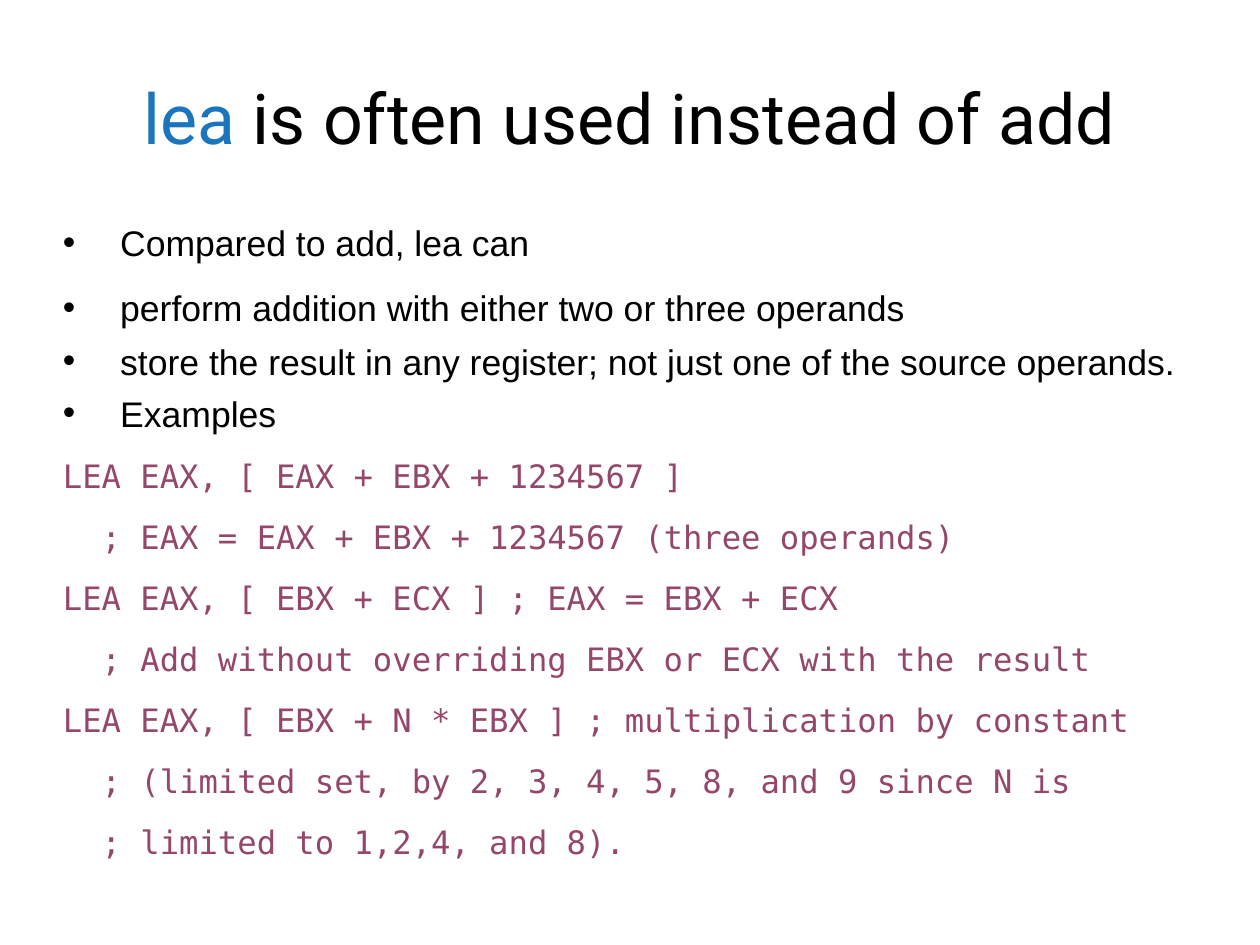
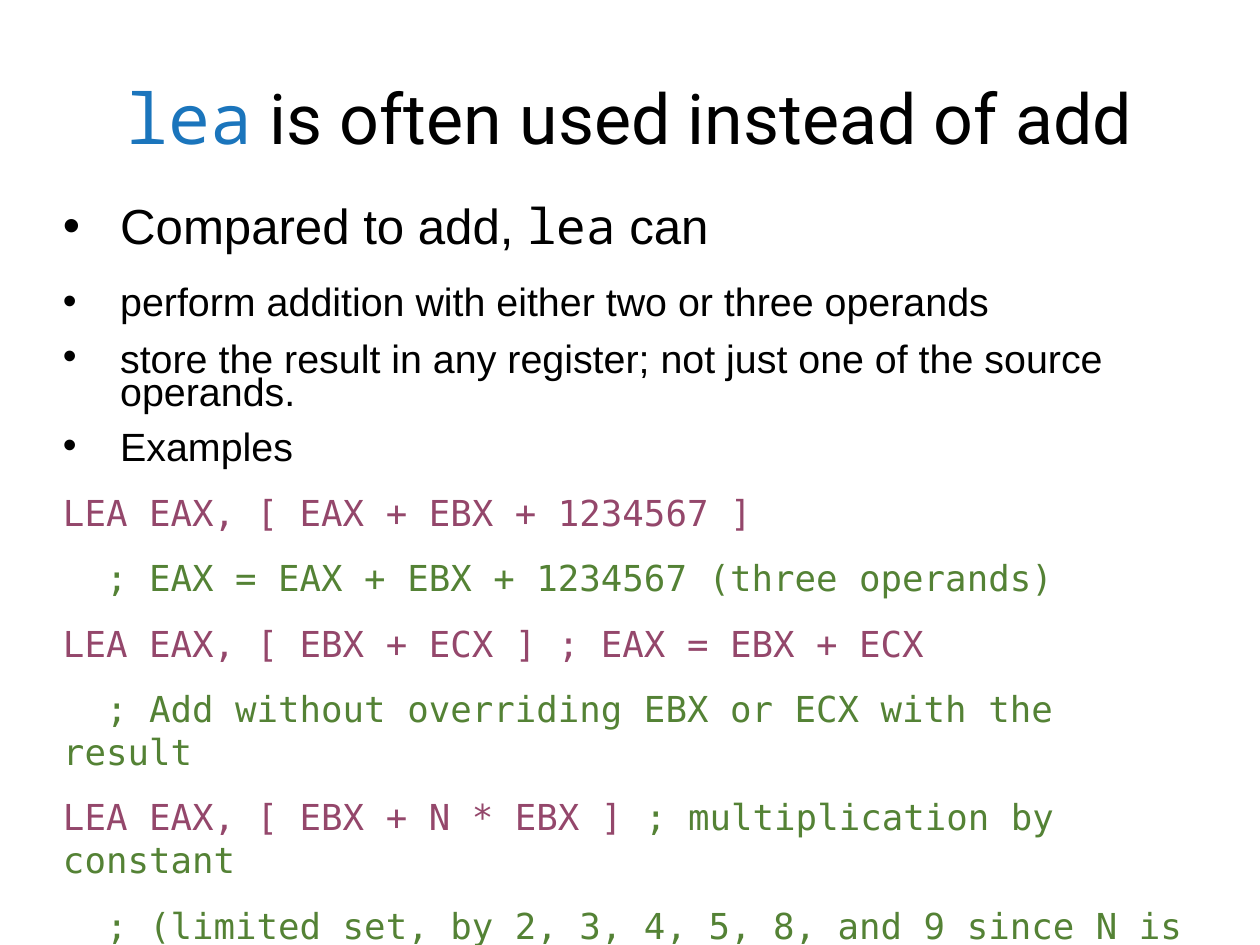
Before and after one commit to antonburtsev/cs5460, a slide deck: slide 22 of lectures/lecture03-x86-asm/lecture03-x86-asm.pptx. Drawn at 1260x945 pixels with LibreOffice and Linux fonts; fonts in the diff are those of the drawing. Boxes give left, top, right and bottom in pixels: in the first picture for what was removed or moved away, otherwise in the second. Text is boxed around its words. In the diff, an @@ line names an element or a change of style, - is before the commit and + after.

```diff
--- a/lectures/lecture03-x86-asm/lecture03-x86-asm.pptx
+++ b/lectures/lecture03-x86-asm/lecture03-x86-asm.pptx
@@ title "lea is often used instead ..." at [126,91,1132,145]: font Roboto to Noto Sans Mono in "lea" @@
@@ text "Compared to add, lea can": place and size @@
-text "Compared to add, lea can" at [63,230,1175,859]
+text "Compared to add, lea can" at [63,206,1182,945]
@@ text "Compared to add, lea can" at [63,206,1182,945]: size 22.4 to 31 pt in "Compared to add, lea can"; font Arial to Noto Sans Mono in "lea"; size 22.4 to 24.8 pt in "perform addition with either two or three ...", "store the result in any register; not ...", "Examples"; size 20.3 to 22.5 pt in "LEA EAX, [ EAX + EBX + ...", "; EAX = EAX + EBX + ...", "LEA EAX, [ EBX + ECX ] ...", "; Add without overriding EBX or ECX ..." and 3 more places; text colour #94476B to #548235 in "; EAX = EAX + EBX + ...", "; Add without overriding EBX or ECX ...", "; multiplication by constant", "; (limited set, by 2, 3, 4, ..." and 1 more places @@
```
Also in this commit, not shown: 24 other slides changed, 6 slides added, 2 other files.
